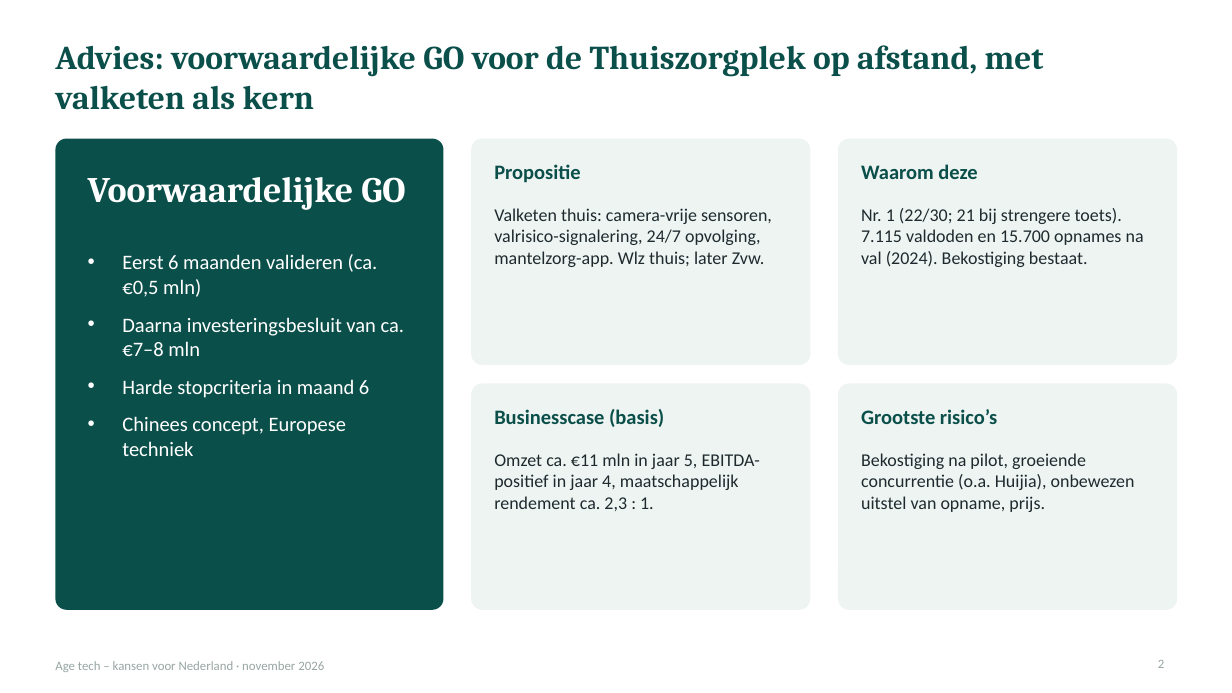
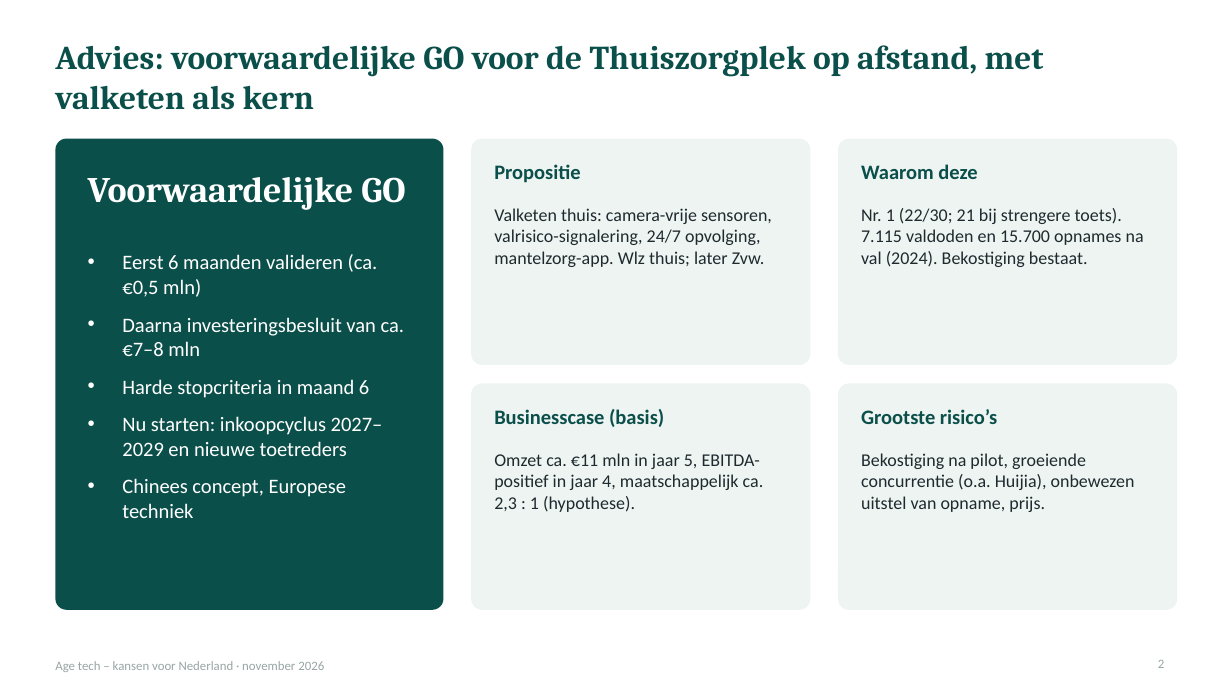
Before and after one commit to robruijn/Four-Seasons-Rome-2026, a slide deck: slide 2 of AgeTech_kansen_Nederland.pptx. Drawn at 1232x693 pixels with LibreOffice and Linux fonts; fonts in the diff are those of the drawing. Boxes give left, top, right and bottom in pixels: in the first picture for what was removed or moved away, otherwise in the second. Text is boxed around its words. In the diff, an @@ line names an element or a change of style, - is before the commit and + after.

```diff
--- a/AgeTech_kansen_Nederland.pptx
+++ b/AgeTech_kansen_Nederland.pptx
@@ text at [122, 416, 383, 456]: paragraph added @@
+• Nu starten: inkoopcyclus 2027–2029 en nieuwe toetreders
@@ text at [494, 453, 764, 512]: text changed @@
-Omzet ca. €11 mln in jaar 5, EBITDA-positief in jaar 4, maatschappelijk rendement ca. 2,3 : 1.
+Omzet ca. €11 mln in jaar 5, EBITDA-positief in jaar 4, maatschappelijk ca. 2,3 : 1 (hypothese).
```
Also in this commit, not shown: 13 other slides changed, 1 slide added.
